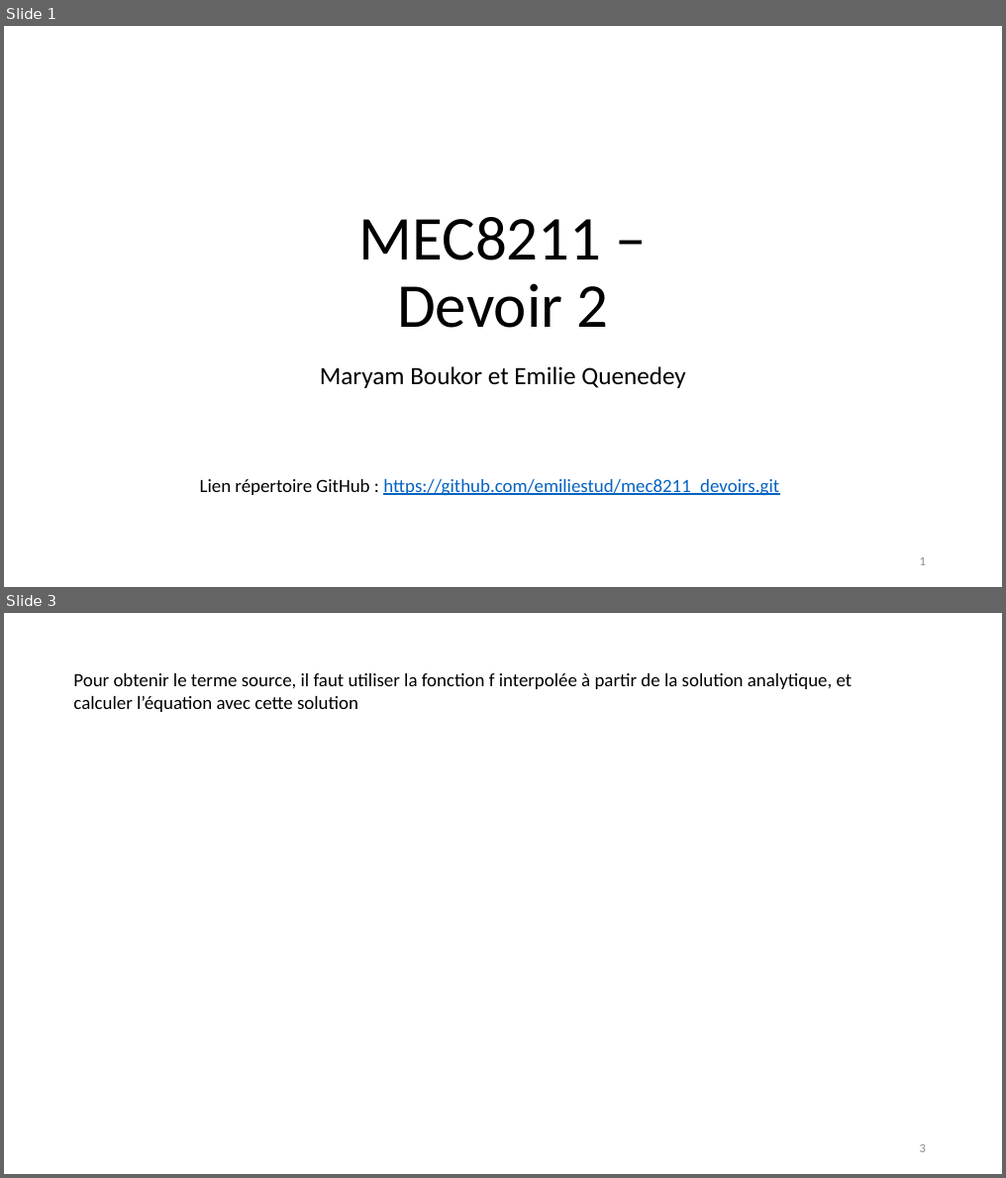
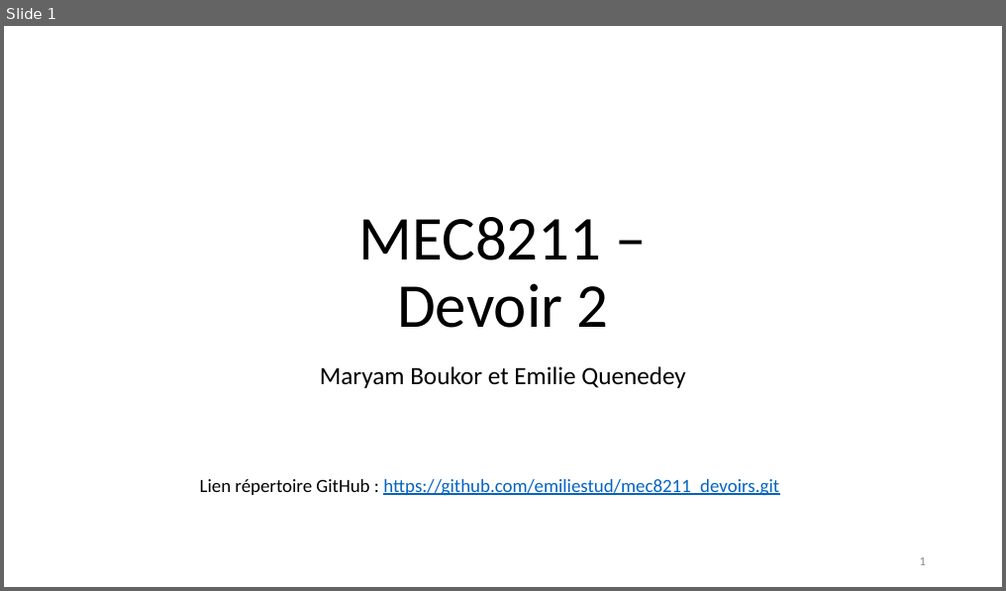
Before and after one commit to emiliestud/mec8211_devoirs, a slide deck: devoir2_presentation.pptx. Shown one above the other, each under a label of ours: slides 1 and 3 before the commit, slide 1 after it; the slides between them are not shown. The pictures are 1006x1178 and 1006x591 pixels, drawn with LibreOffice and Linux fonts; fonts in the diff are those of the drawing. Boxes give left, top, right and bottom in pixels: in the first picture for what was removed or moved away, otherwise in the second. Text is boxed around its words. In the diff, an @@ line names an element or a change of style, - is before the commit and + after.

```diff
--- a/devoir2_presentation.pptx
+++ b/devoir2_presentation.pptx
@@ slide 3 removed at (x1=4, y1=613, x2=1002, y2=1174), background #FFFFFF @@
@@ text removed at (x1=73, y1=673, x2=852, y2=712) @@
-Pour obtenir le terme source, il faut utiliser la fonction f interpolée à partir de la solution analytique, et calculer l’équation avec cette solution
@@ page number removed at (x1=920, y1=1145, x2=926, y2=1153) @@
-3
```
Also in this commit, not shown: 1 slide changed, 8 slides added, 2 other slides removed.
